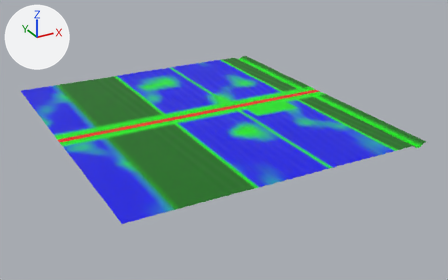
Two versions of the glTF model art/models/env_road_fields.glb, one commit apart.
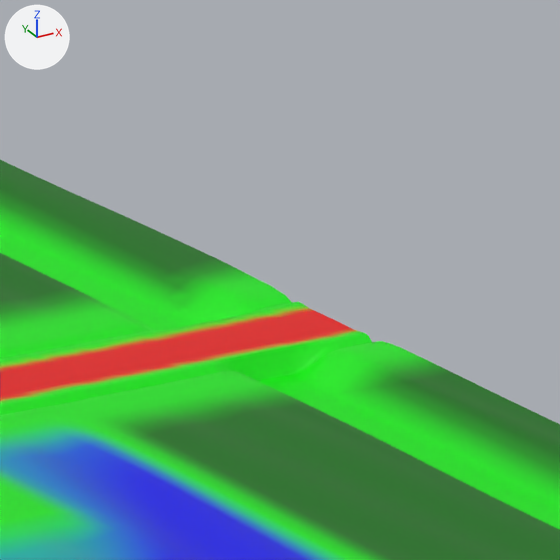
Each version is shown whole from a camera (50 mm lens) standing at (-474.1, -503.6, 197.9) and looking at (-233.8, -66.7, -20.6), then close up on the part from 65% to 75% of the width and 23% to 40% of the height. The lights are fixed; the arrows at upper left show +X, +Y and +Z. The last two pictures show the newer version. Objects named as collision shapes, trigger or cutter boxes, shadow casters or lower levels of detail are left out.

Objects in the first close-up: 'Fields'.
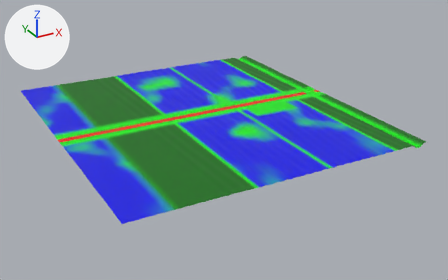
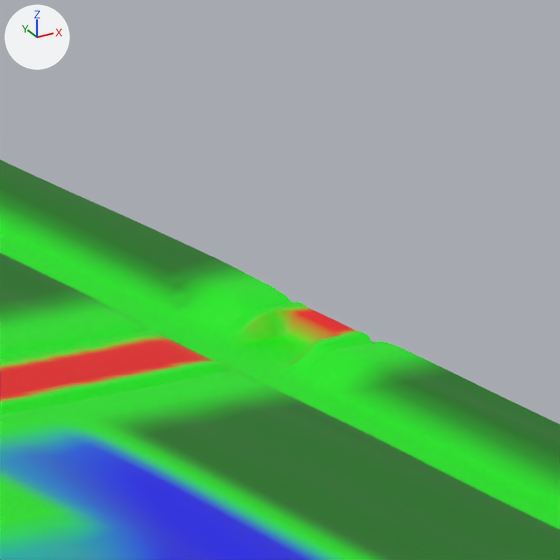
Pixel boxes [x1, y1, x2, y2] of what changed, in the close-ups (560 x 560 px; the box of a moved part takes in the faces that stretch with it):
'Fields', reshaped, recoloured
    both: [0, 160, 560, 560]
part 1 of me_fields, moved or reshaped
    before: [189, 311, 343, 379]
    after: [184, 311, 343, 379]
part 2 of me_fields, moved or reshaped
    before: [158, 312, 323, 378]
    after: [161, 313, 323, 371]
part 3 of me_fields, recoloured
    both: [154, 311, 328, 379]
part 4 of me_fields, recoloured
    before: [158, 311, 343, 360]
    after: [158, 311, 343, 374]

Edits to the bpy script that builds the scene:
```text
Change me_fields:
    where me_fields.from_pydata(...)  # 15600 vertices, 30646 faces; spans x -372.0..-120.0, y -190.0..90.0, z -2.0..1.0
    used by ob_fields; location = (0.0, 0.0, 0.0)
    me_fields part 1: 131 of the vertices in x -131.0..-122.0, y -51.0..-43.0, z 0.0 are moved by (0.0, 0.0, -2.0)
    me_fields part 2: 37 of the vertices in x -133.0..-125.0, y -51.0..-43.0, z 0.0 are moved by (0.0, 0.0, -1.0)
    me_fields part 3: 104 faces centred in x -135.0..-122.0, y -52.0..-42.0, z -1.0..0.0 are repainted in the vertex colours; the middle colour goes from green #55f500 to green #00ff00
    me_fields part 4: 75 faces centred in x -135.0..-121.0, y -50.0..-44.0, z 0.0 are repainted in the vertex colours; the middle colour goes from orange #f06500 to green #34fb00
```
